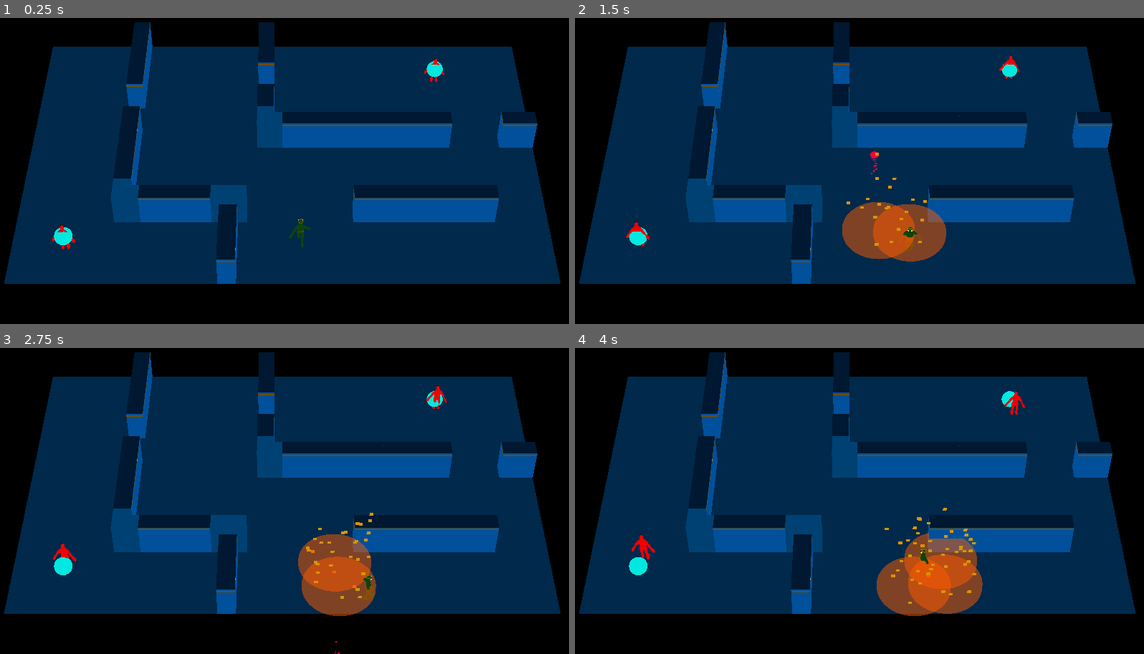
Above: before the commit, frames 1-4 (two rows, left to right).
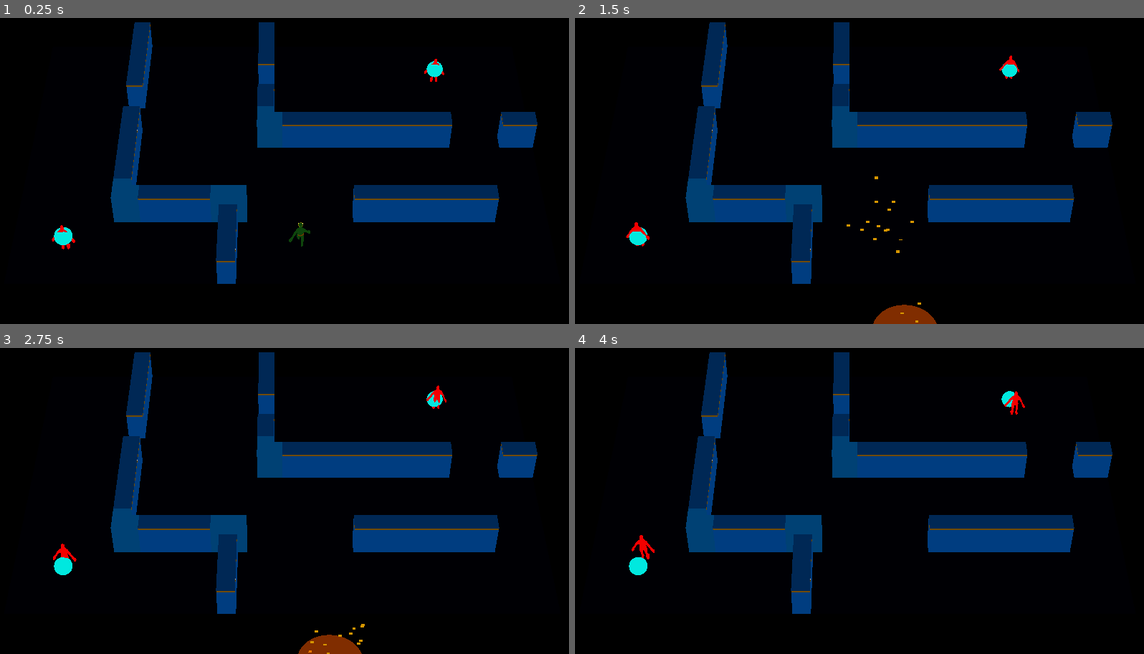
Above: after the commit, the same moments.

Repository: ralabate/30ddl
Game: Godot game, scene res://main.tscn
The game is run twice, just before and just after one commit, with the same random seed, the same clock (stepped at 60 frames per second) and the same inputs.
Inputs:
- Up to frame 1 (0.25 s): no input
- Up to frame 2 (1.5 s): tap Enter (ui_accept) at 0.5, 0.77 s; hold Right (ui_right) 0.53-1.28 s; tap A (player_mine) at 0.6, 1.35 s; hold Down (ui_down) from 1.28 s (still down)
- Up to frame 3 (2.75 s): tap Enter (ui_accept) at 1.52 s; release Down (ui_down) at 2.03 s; hold Right (ui_right) from 2.03 s (still down); tap A (player_mine) at 2.1 s
- Up to frame 4 (4 s): release Right (ui_right) at 2.78 s; hold Up (ui_up) 2.78-3.53 s; tap A (player_mine) at 2.85, 3.6 s; tap Enter (ui_accept) at 3.02, 3.77 s; hold Left (ui_left) from 3.53 s (still down)

The runs differ from the first frame. In frame 1, 67% of the frame differs, in the area x 0-99%, y 1-87%; in frame 2, 68%; in frame 3, 68%, in the area x 0-99%, y 1-100%; in frame 4, 67%.

Commit message:
new floor and wall colors

Diff:
--- /dev/null
+++ b/gauntlet/level_assets/floor.tscn
@@ -0,0 +1,13 @@
+[gd_scene load_steps=3 format=3 uid="uid://c3r2x4mms7d0u"]
+
+[ext_resource type="PackedScene" uid="uid://dwtojt61ufpd4" path="res://level_assets/exported/floor.glb" id="1_e0y43"]
+
+[sub_resource type="ConvexPolygonShape3D" id="ConvexPolygonShape3D_m6osc"]
+points = PackedVector3Array(-1, 0, -1, -1, 0, 1, 1, 0, -1, 1, 0, 1)
+
+[node name="floor" instance=ExtResource("1_e0y43")]
+
+[node name="CollisionShape3D" type="CollisionShape3D" parent="." index="0"]
+shape = SubResource("ConvexPolygonShape3D_m6osc")
+
+[node name="StaticBody3D" type="StaticBody3D" parent="." index="1"]
--- a/gauntlet/level_assets/floor_30x20.tscn
+++ /dev/null
@@ -1,15 +0,0 @@
-[gd_scene load_steps=3 format=3 uid="uid://cshijb70upcqh"]
-
-[ext_resource type="PackedScene" uid="uid://dlwmehaxfkrh6" path="res://level_assets/exported/floor_30x20.glb" id="1_qcjp8"]
-
-[sub_resource type="ConvexPolygonShape3D" id="ConvexPolygonShape3D_w8o0w"]
-points = PackedVector3Array(-1, 0, -1, -1, 0, 1, 1, 0, -1, 1, 0, 1)
-
-[node name="floor_30x20" instance=ExtResource("1_qcjp8")]
-
-[node name="StaticBody3D" type="StaticBody3D" parent="Floor" index="0"]
-collision_layer = 2
-collision_mask = 7
-
-[node name="CollisionShape3D" type="CollisionShape3D" parent="Floor/StaticBody3D" index="0"]
-shape = SubResource("ConvexPolygonShape3D_w8o0w")
--- a/gauntlet/main.tscn
+++ b/gauntlet/main.tscn
@@ -26,7 +26,7 @@
 transform = Transform3D(1, 0, 0, 0, 1, 0, 0, 0, 1, 1, 1, 7)
 
 [node name="DirectionalLight3D" type="DirectionalLight3D" parent="."]
-transform = Transform3D(1, 0, 0, 0, 1, 0, 0, 0, 1, 0, 9, 0)
+transform = Transform3D(1, 0, 0, 0, -4.37114e-08, 1, 0, -1, -4.37114e-08, 0, 13.042, 0)
 visible = false
 light_cull_mask = 4294967293
 sky_mode = 1
--- a/gauntlet/modular_level.tscn
+++ b/gauntlet/modular_level.tscn
@@ -1,9 +1,9 @@
 [gd_scene load_steps=6 format=3 uid="uid://c4hm3jsxo7vky"]
 
-[ext_resource type="PackedScene" uid="uid://cshijb70upcqh" path="res://level_assets/floor_30x20.tscn" id="1_qc7lj"]
 [ext_resource type="PackedScene" uid="uid://ct4ym68qe3wd" path="res://level_assets/wall.tscn" id="2_35a4x"]
 [ext_resource type="PackedScene" uid="uid://djvroxe65rnc3" path="res://level_assets/tjunction.tscn" id="3_coqlu"]
 [ext_resource type="PackedScene" uid="uid://dx0nwcckq1tgq" path="res://level_assets/corner.tscn" id="4_qc7lj"]
+[ext_resource type="PackedScene" uid="uid://c3r2x4mms7d0u" path="res://level_assets/floor.tscn" id="4_tswju"]
 
 [sub_resource type="NavigationMesh" id="NavigationMesh_qc7lj"]
 vertices = PackedVector3Array(-8.75, 2, -2.5, -8.75, 2, -3.25, -10, 2, -3.5, -10, 2, -2.25, -14.5, 2, -9.5, -4, 2, 9.5, …(747 unchanged characters)…
@@ -13,8 +13,6 @@
 
 [node name="ModularLevel" type="NavigationRegion3D"]
 navigation_mesh = SubResource("NavigationMesh_qc7lj")
-
-[node name="floor_30x20" parent="." instance=ExtResource("1_qc7lj")]
 
 [node name="wall" parent="." instance=ExtResource("2_35a4x")]
 transform = Transform3D(-4.37114e-08, 0, -1, 0, 1, 0, 1, 0, -4.37114e-08, -7, 0, 5)
@@ -96,3 +94,5 @@
 
 [node name="wall18" parent="." instance=ExtResource("2_35a4x")]
 transform = Transform3D(-4.37114e-08, 0, -1, 0, 1, 0, 1, 0, -4.37114e-08, 14, 0, -1)
+
+[node name="floor" parent="." instance=ExtResource("4_tswju")]
Binary file added: gauntlet/level_assets/exported/floor.glb
Not shown, changed: gauntlet/level_assets/exported/floor.glb.import
Binary file removed: gauntlet/level_assets/exported/floor_30x20.glb
Binary file changed: gauntlet/level_assets/exported/wall.glb
